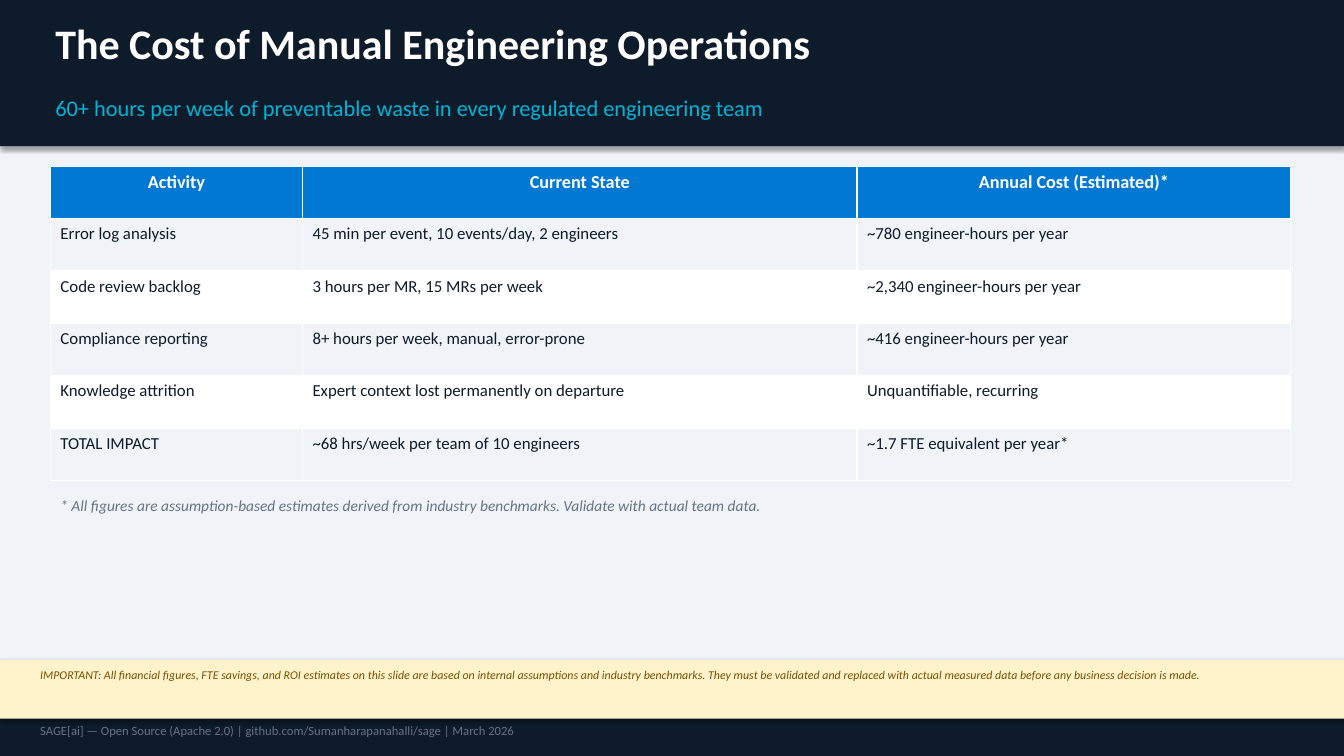
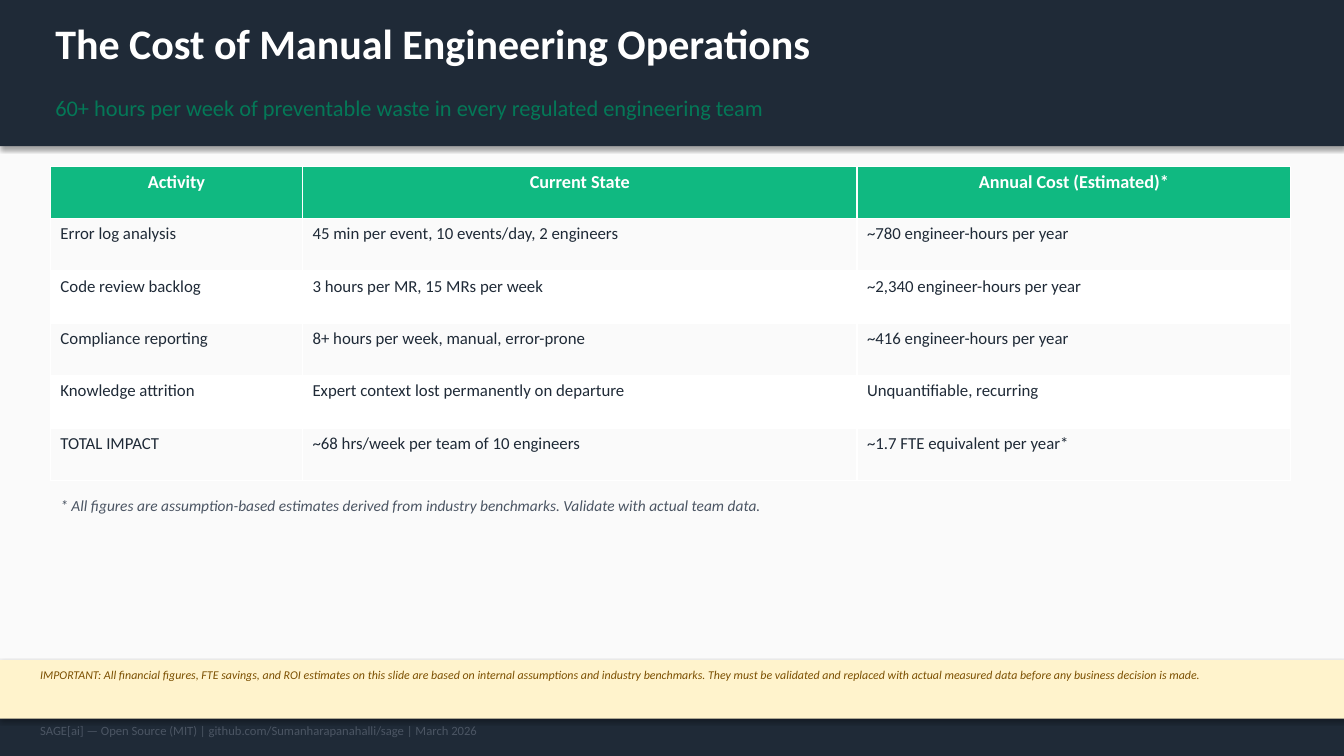
Before and after one commit to Sumanharapanahalli/SAGE, a slide deck: slide 3 of docs/SageAI_Investor_Pitch.pptx. Drawn at 1344x756 pixels with LibreOffice and Linux fonts; fonts in the diff are those of the drawing. Boxes give left, top, right and bottom in pixels: in the first picture for what was removed or moved away, otherwise in the second. Text is boxed around its words. In the diff, an @@ line names an element or a change of style, - is before the commit and + after.

```diff
--- a/docs/SageAI_Investor_Pitch.pptx
+++ b/docs/SageAI_Investor_Pitch.pptx
@@ background #F0F4F8 to #FAFAFA @@
@@ rectangle at <box>0,0,1344,146</box>: fill #0D1B2A to #1F2A37 @@
@@ text "60+ hours per week of ..." at <box>55,100,763,120</box>: text colour #00B4D8 to #047857 @@
@@ table at <box>50,166,1291,481</box> @@
@@ fill #0078D4 to #10B981 in row 1 @@
@@ fill #F0F4F8 to #FAFAFA in 9 cells @@
@@ text colour #0D1B2A to #1F2A37 in "Error log analysis", "45 min per event, 10 events/day, 2 ...", "~780 engineer-hours per year", "Code review backlog" and 11 more places @@
@@ text "* All figures are assumption-based ..." at <box>71,500,761,514</box>: text colour #647487 to #4B5563 @@
@@ rectangle at <box>0,716,1344,756</box>: fill #0D1B2A to #1F2A37 @@
@@ text at <box>40,726,477,735</box>: text changed; text colour #647487 to #4B5563 @@
-SAGE[ai] — Open Source (Apache 2.0) | github.com/Sumanharapanahalli/sage | March 2026
+SAGE[ai] — Open Source (MIT) | github.com/Sumanharapanahalli/sage | March 2026
```
Also in this commit, not shown: 13 other slides changed, 1 slide removed, 8 other files.
